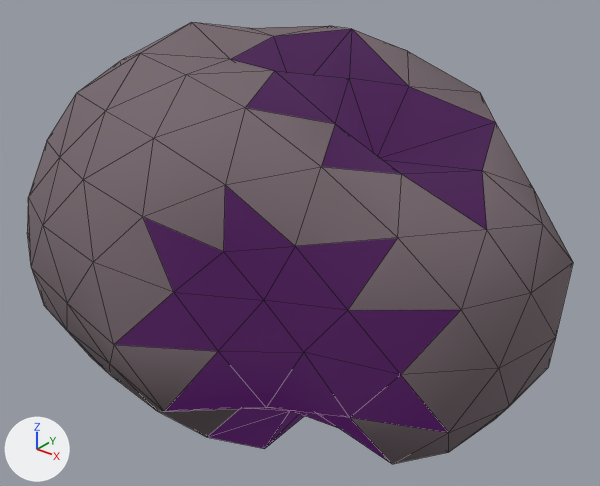
An edit to the glTF model assets/asteroids/asteroid_sml_19.glb, drawn before and after from the same camera.
Both versions are drawn from a 50 mm camera at (2.17, -2.67, 1.68) aimed at (0.02, 0.0, 0.02). Every picture has the same lights, and +X, +Y and +Z are marked at lower left. The first picture is the older version. Mesh edges are drawn as thin lines.

Script lines for the objects in view, before the commit:
```python
mat_crater_asteroid_sml_19 = principled_material('Crater_asteroid_sml_19')
mat_crater_asteroid_sml_19.base_color = (0.02, 0.01, 0.02)  # black #271927
mat_crater_asteroid_sml_19.roughness = 1.0
mat_crater_asteroid_sml_19.emission_color = (0.042, 0.0, 0.063)  # dark purple #3a0047
mat_crater_asteroid_sml_19.emission_strength = 1.0
me_icosphere = bpy.data.meshes.new('Icosphere')
me_icosphere.from_pydata(...)  # 162 vertices, 320 faces; spans x -1.31..1.25, y -1.07..0.99, z -0.91..0.96
# faces by material slot: [230, 90]
me_icosphere.materials.append(mat_rock_asteroid_sml_19)  # grey #76686e
me_icosphere.materials.append(mat_crater_asteroid_sml_19)  # black #271927
ob_asteroid_sml_19 = bpy.data.objects.new('asteroid_sml_19', me_icosphere)
ob_asteroid_sml_19.location = (0.0, 0.0, 0.0)
```
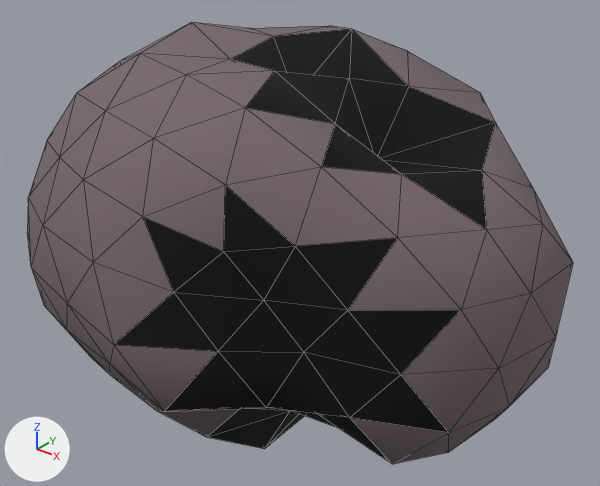
The change, as a list of edits to the scene's bpy script:
```text
Change mat_crater_asteroid_sml_19:
    mat_crater_asteroid_sml_19.base_color: (0.02, 0.01, 0.02) -> (0.0, 0.0, 0.0)  # black #271927 -> black #000000
    remove mat_crater_asteroid_sml_19.emission_color = (0.042, 0.0, 0.063)  # dark purple #3a0047
    remove mat_crater_asteroid_sml_19.emission_strength = 1.0
```

Changed parts and their boxes [x1, y1, x2, y2] in the pictures (600 x 486 px):
'asteroid_sml_19', recoloured, surface changed (darker)
    both: [113, 27, 497, 464]
